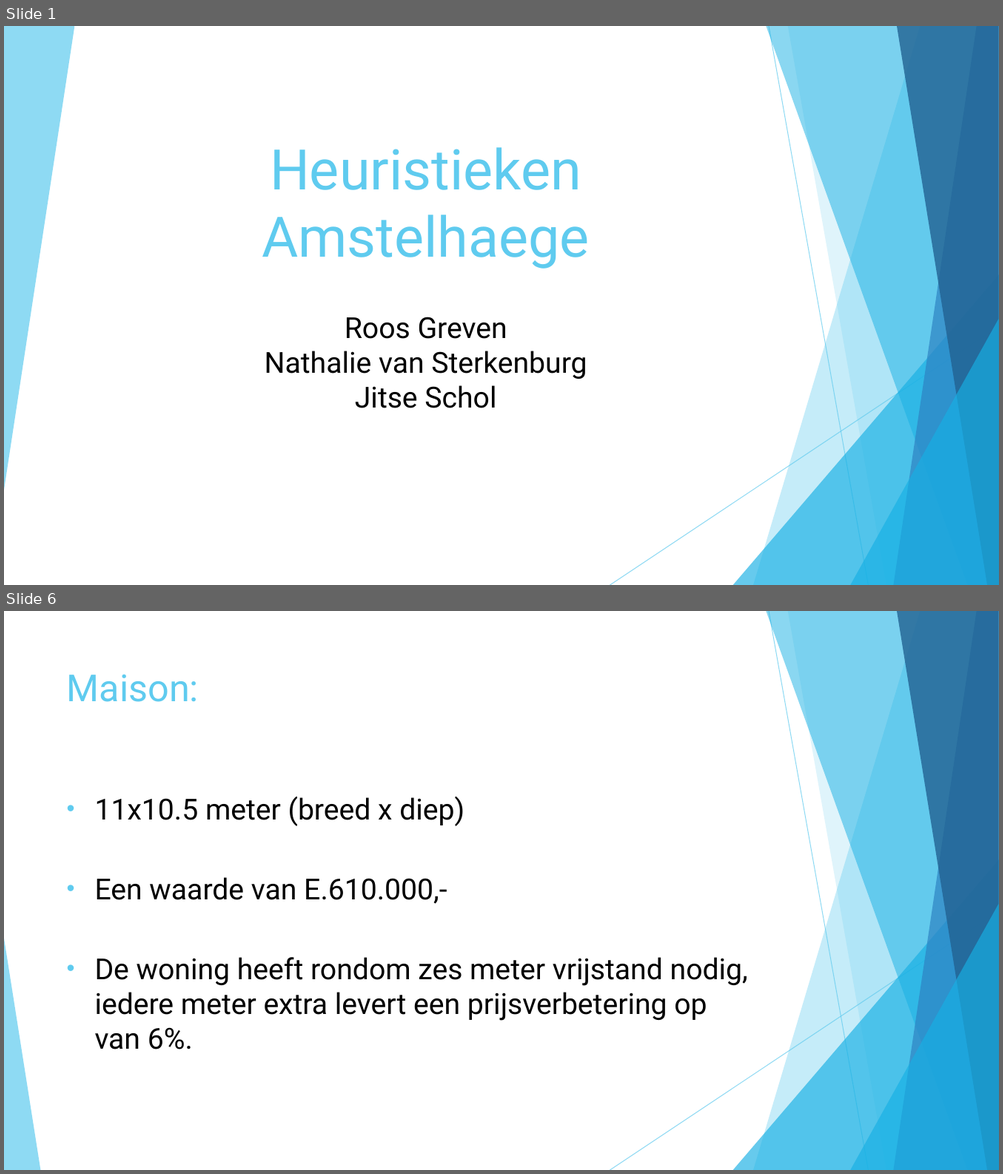
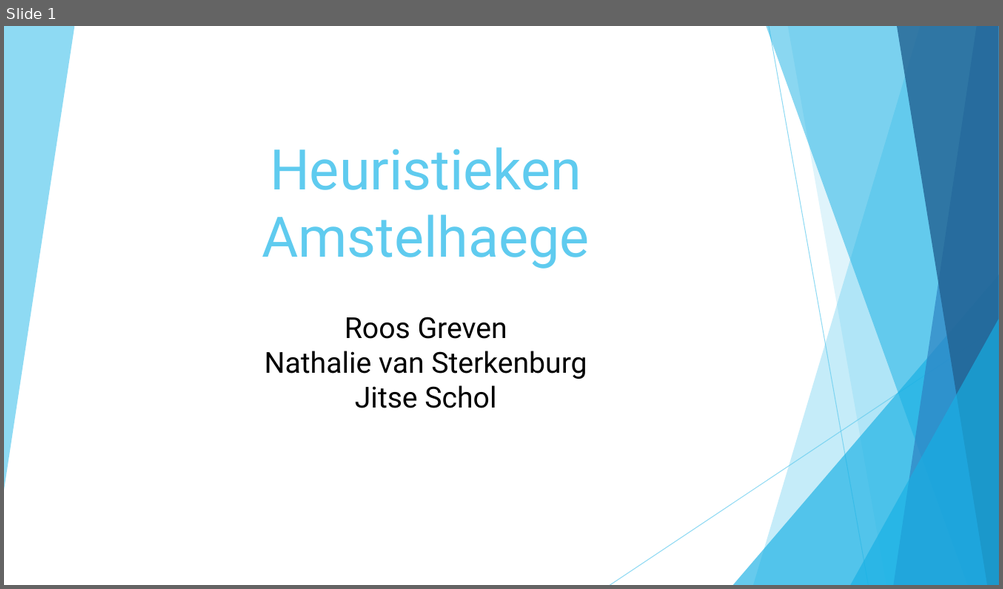
Before and after one commit to roosgreven/Heuristieken, a slide deck: files/presentatie heuristieken.pptx. Shown one above the other, each under a label of ours: slides 1 and 6 before the commit, slide 1 after it; the slides between them are not shown. The pictures are 1003x1174 and 1003x589 pixels, drawn with LibreOffice and Linux fonts; fonts in the diff are those of the drawing. Boxes give left, top, right and bottom in pixels: in the first picture for what was removed or moved away, otherwise in the second. Text is boxed around its words. In the diff, an @@ line names an element or a change of style, - is before the commit and + after.

```diff
--- a/files/presentatie heuristieken.pptx
+++ b/files/presentatie heuristieken.pptx
@@ slide 6 removed at (4, 611, 999, 1170), background #FFFFFF; not listed: 9 template elements that a slide beside it also shows @@
@@ title removed at (67, 674, 199, 702) @@
-Maison:
@@ text removed at (95, 796, 748, 1050) @@
-• 11x10.5 meter (breed x diep)
-• Een waarde van E.610.000,-
-• De woning heeft rondom zes meter vrijstand nodig, iedere meter extra levert een prijsverbetering op van 6%.
@@ triangle removed at (4, 939, 40, 1170) @@
```
Also in this commit, not shown: 2 slides changed, 4 slides added, 7 other slides removed, 8 other files.
